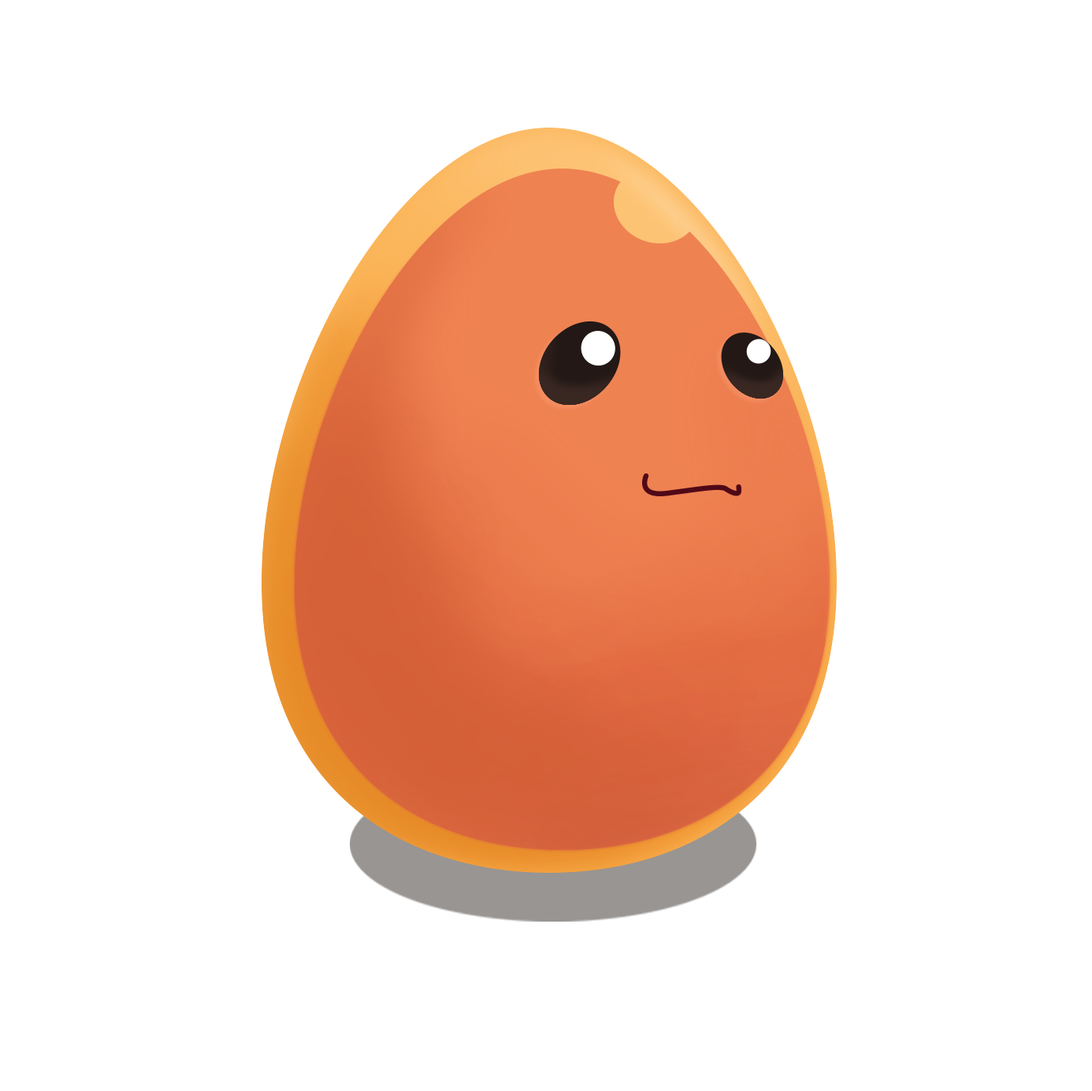
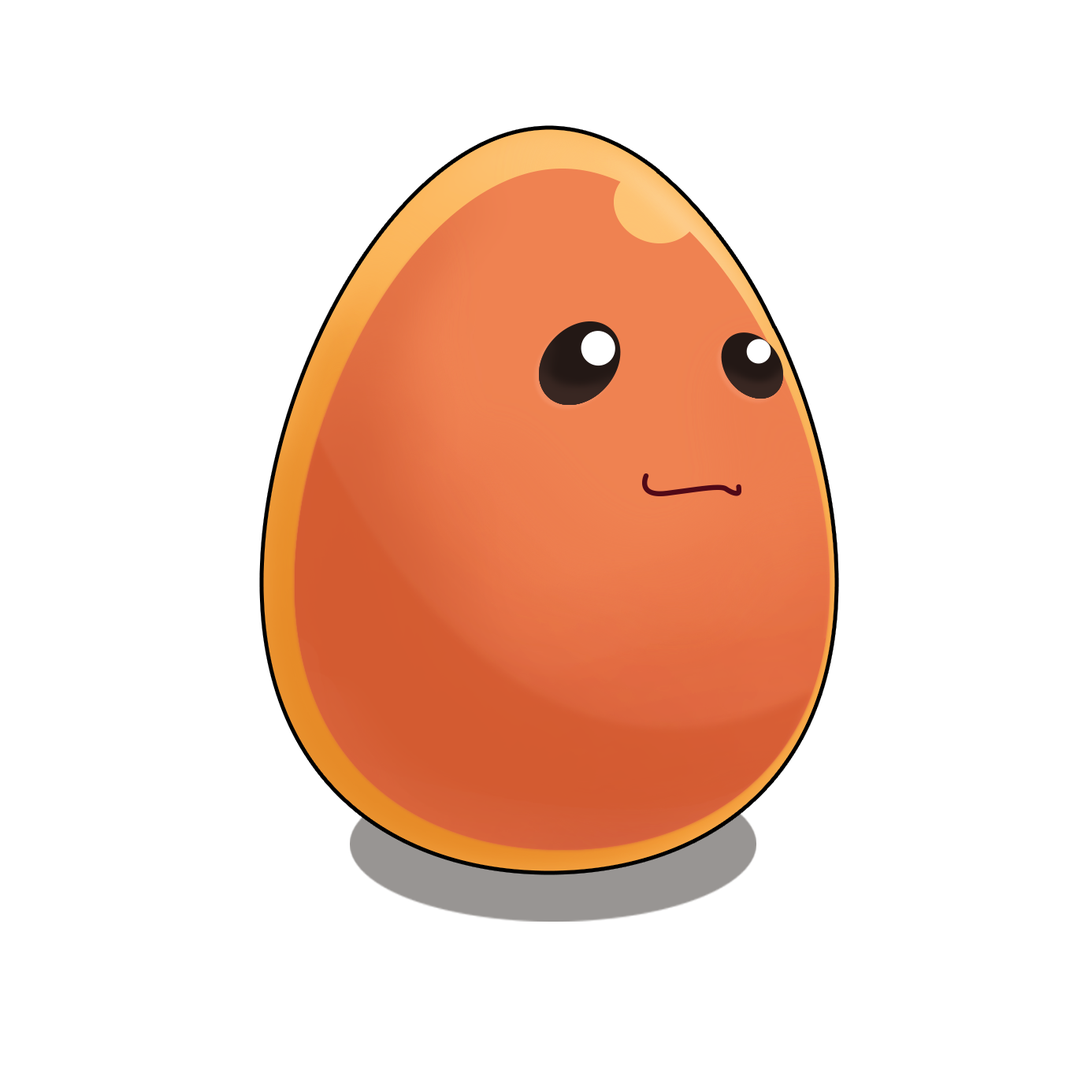
Revision of a layered w=1092, h=1091 image; what changed, layer by layer:
added layer "图层 1" (59%) in group "卤蛋" over left=292, top=433, right=816, bottom=852
painted on "高光" over left=657, top=170, right=783, bottom=342
